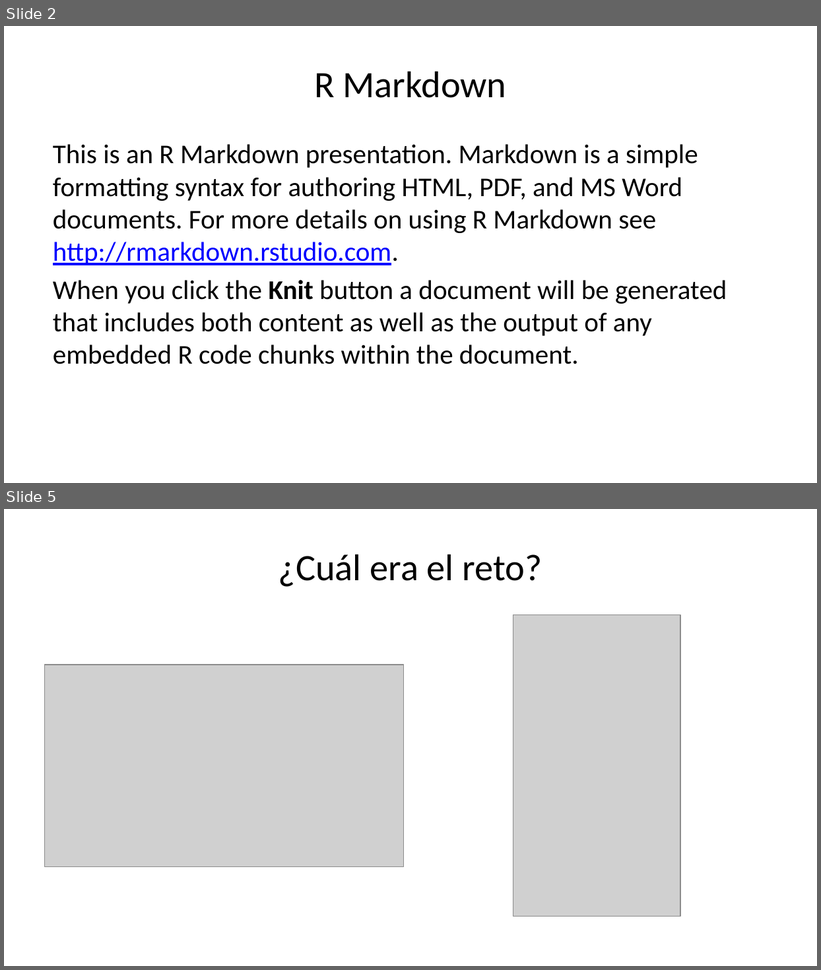
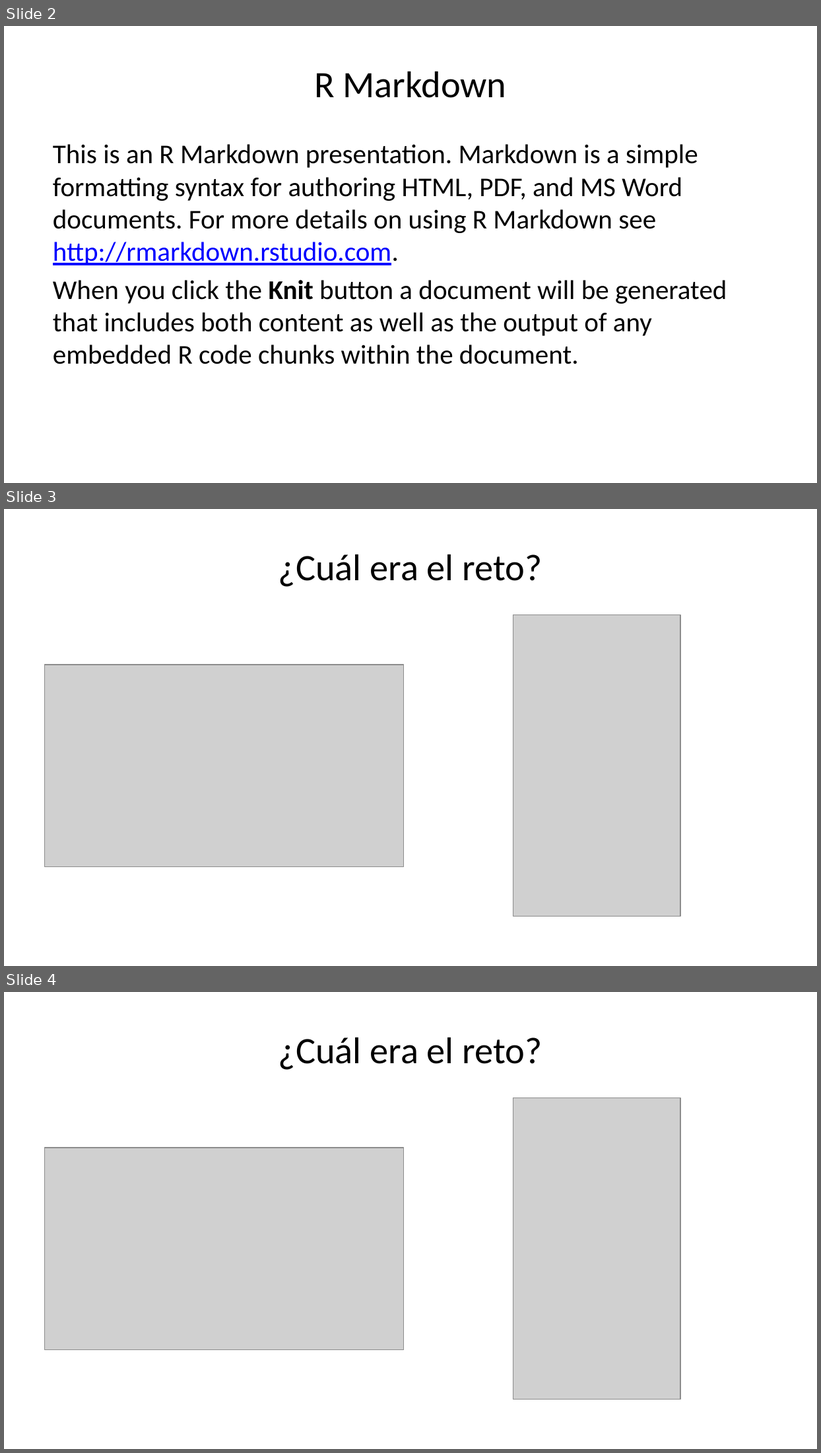
Before and after one commit to datacivica/ppt-huelladecuidados-LatinR, a slide deck: ppt-LatinR.pptx. Shown one above the other, each under a label of ours: slides 2 and 5 before the commit, slides 2, 3 and 4 after it; the slides between them are not shown. The pictures are 821x970 and 821x1453 pixels, drawn with LibreOffice and Linux fonts; fonts in the diff are those of the drawing; grey boxes stand for pictures. Boxes give left, top, right and bottom in pixels: in the first picture for what was removed or moved away, otherwise in the second. Text is boxed around its words. In the diff, an @@ line names an element or a change of style, - is before the commit and + after.

```diff
--- a/ppt-LatinR.pptx
+++ b/ppt-LatinR.pptx
@@ slide 3 added at (x1=4, y1=509, x2=817, y2=966), background #FFFFFF @@
@@ title added at (x1=279, y1=554, x2=543, y2=587), 33 pt, text #000000 @@
+¿Cuál era el reto?
@@ picture added at (x1=513, y1=615, x2=680, y2=917) @@
@@ picture added at (x1=45, y1=665, x2=404, y2=867) @@
@@ what was slide 5 is now slide 4 @@
```
Also in this commit, not shown: 1 slide changed, 2 slides removed, 3 other files.
